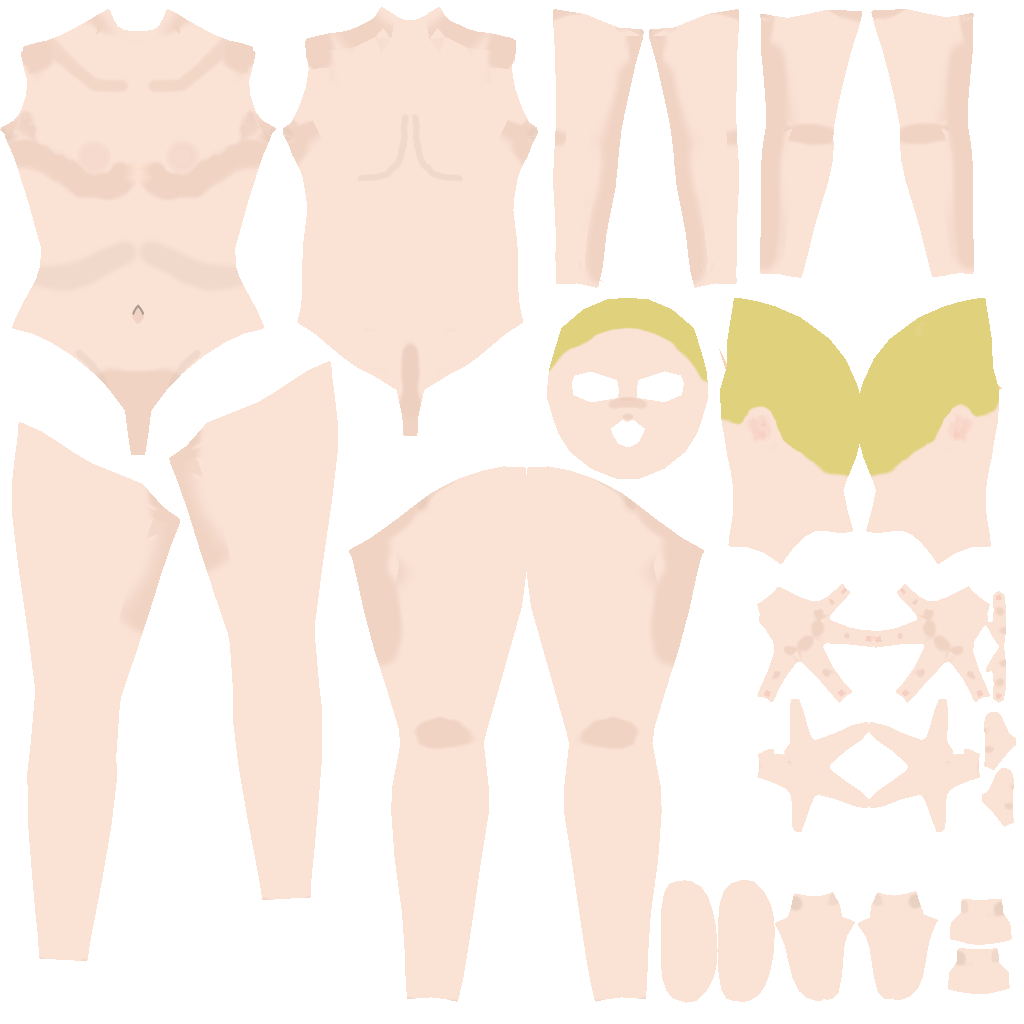
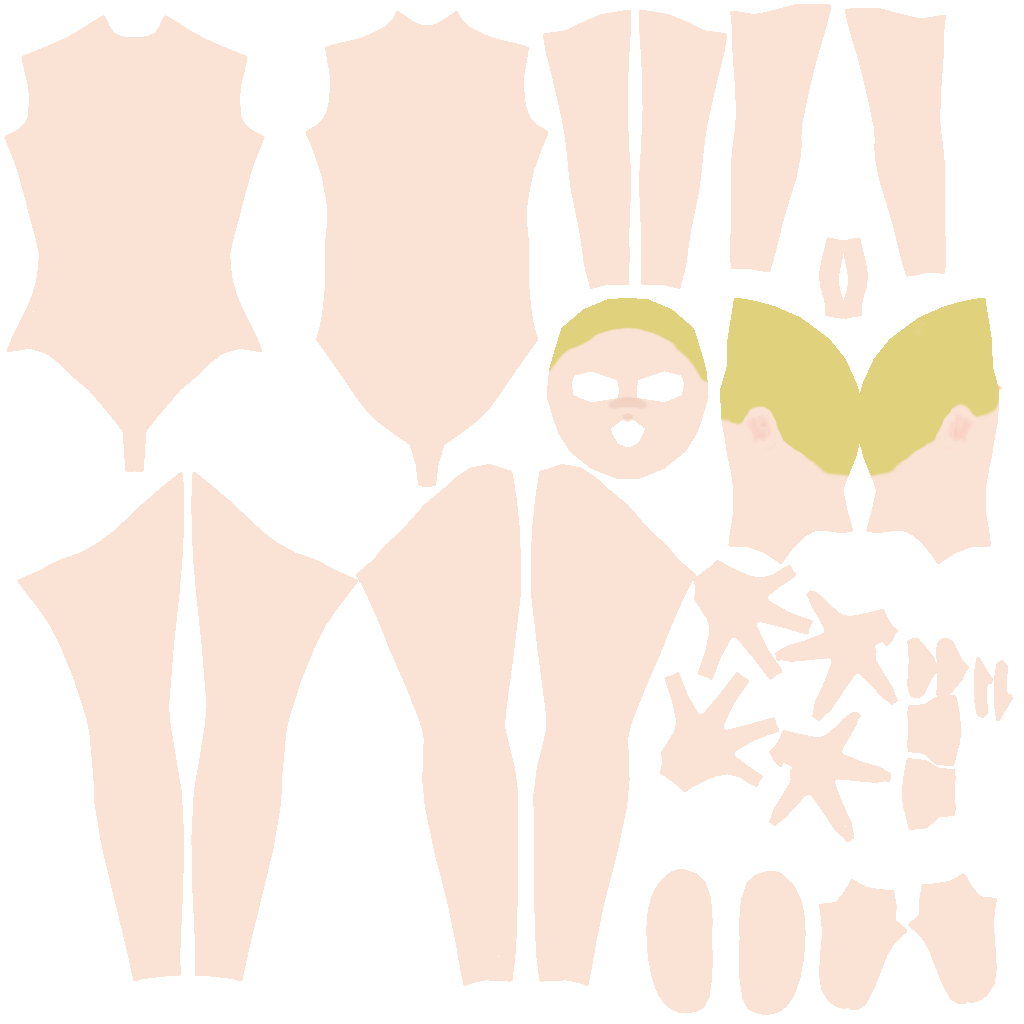
Before/after of a 1024×1024 layered artwork. What changed in the layer stack:
added layer "Face" above "NSFW nipples" over [547, 298, 863, 564]
painted on "pcity_characters_alex_body.png" over [0, 4, 1016, 1015]
